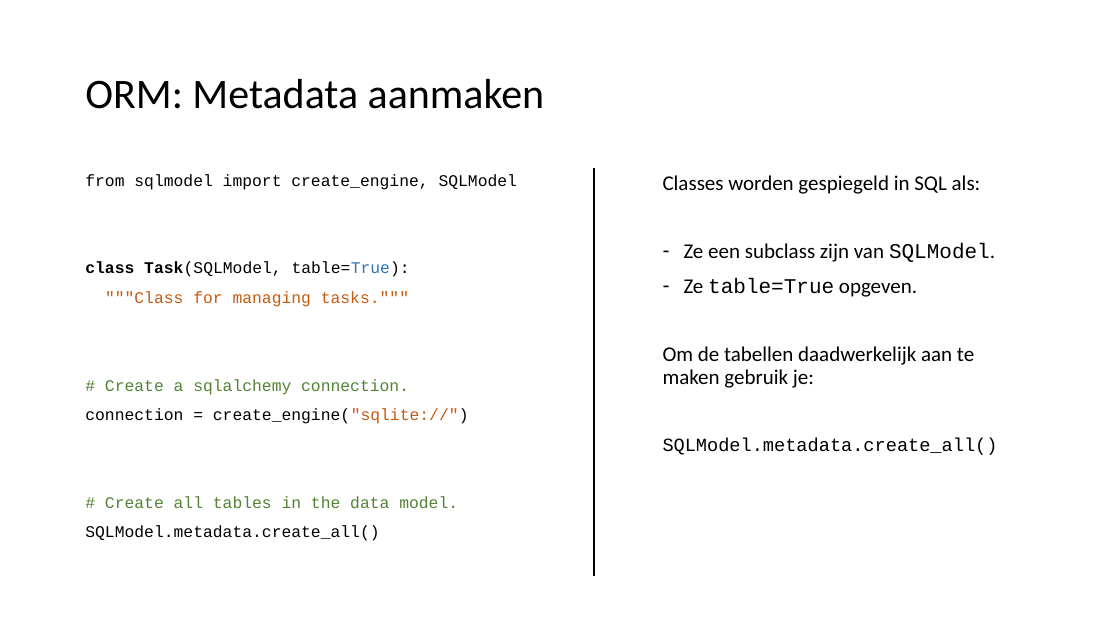
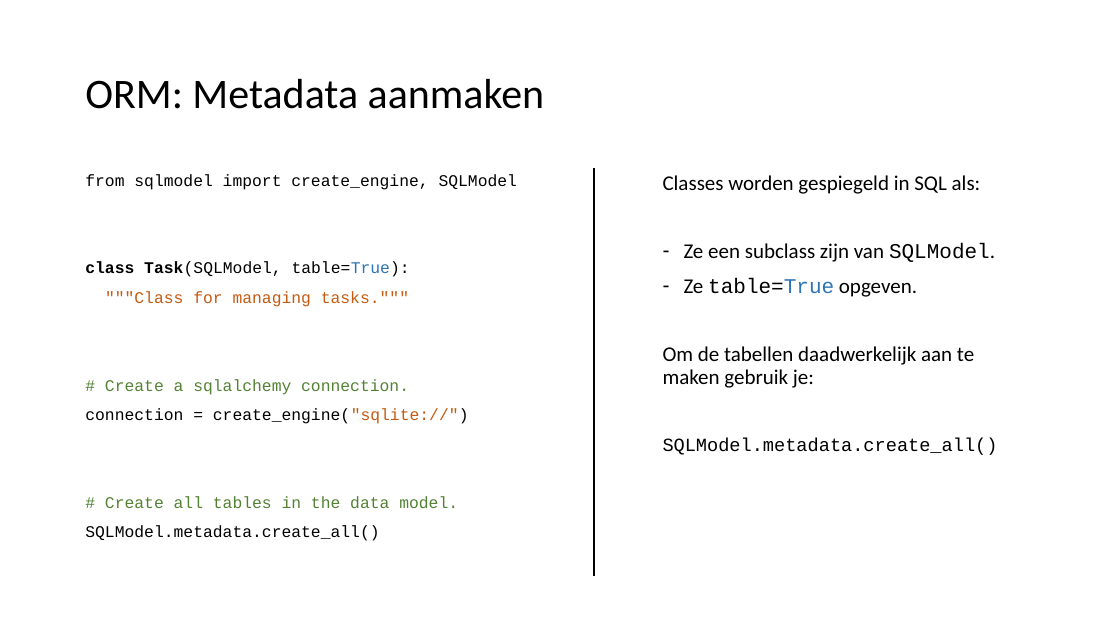
Before and after one commit to LFKoning/knowledge-sharing, a slide deck: slide 55 of sql_course/3_python/3_python.pptx. Drawn at 1120x630 pixels with LibreOffice and Linux fonts; fonts in the diff are those of the drawing. Boxes give left, top, right and bottom in pixels: in the first picture for what was removed or moved away, otherwise in the second. Text is boxed around its words. In the diff, an @@ line names an element or a change of style, - is before the commit and + after.

```diff
--- a/sql_course/3_python/3_python.pptx
+++ b/sql_course/3_python/3_python.pptx
@@ text at (x1=684, y1=278, x2=917, y2=297): text colour #000000 to #2E75B6 in "table=True" @@
```
Also in this commit, not shown: 14 other slides changed, 2 other files.
